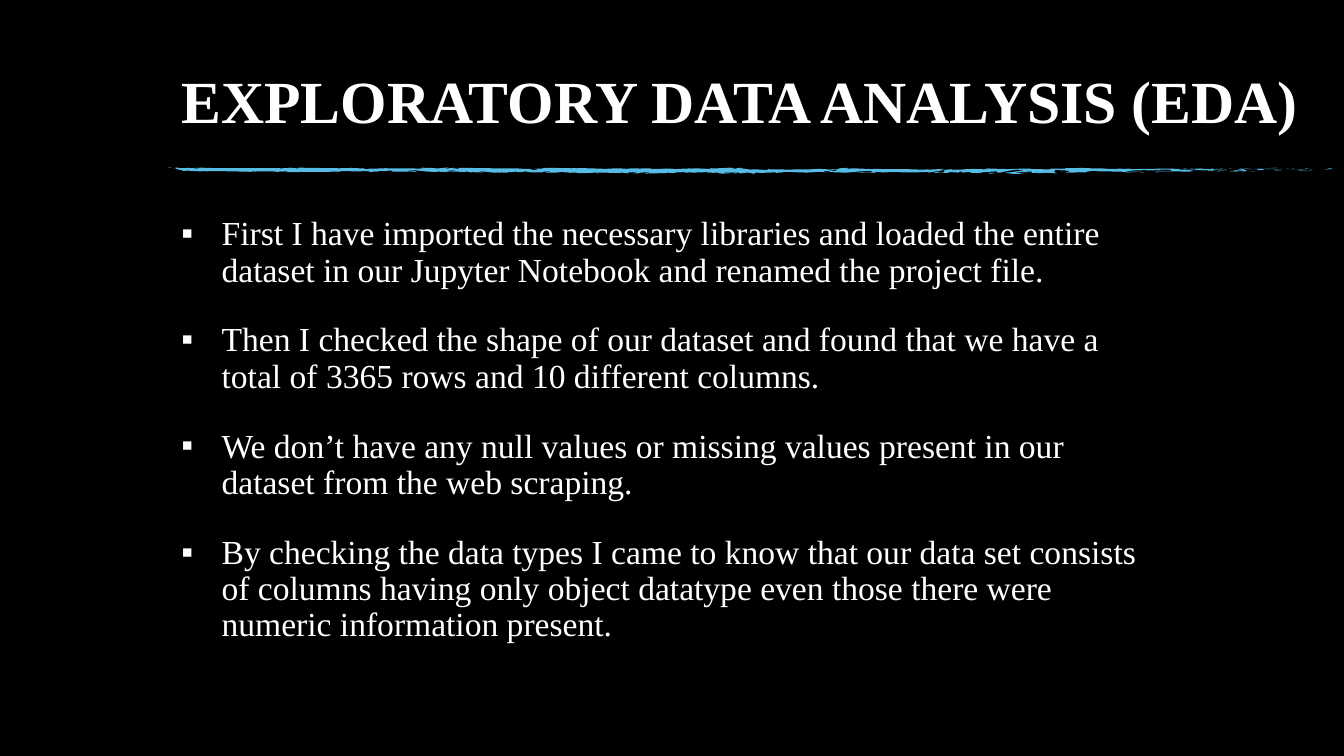
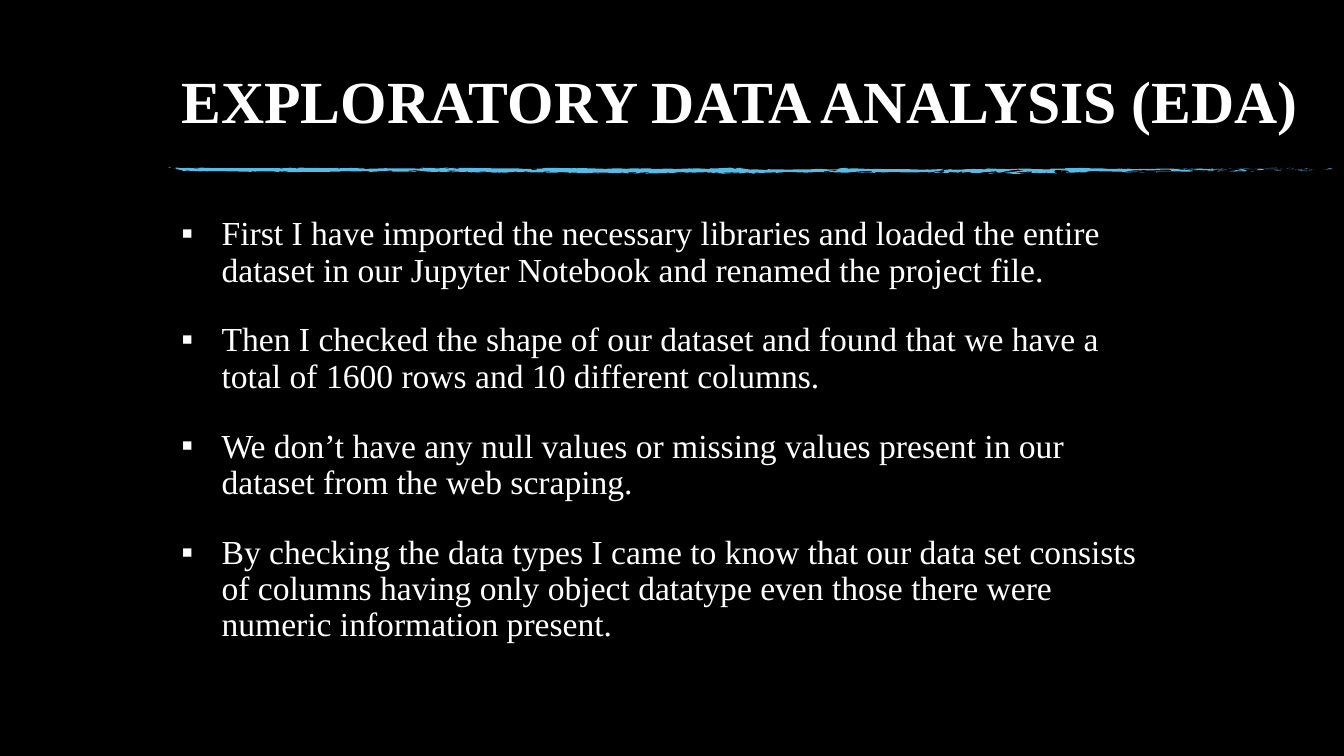
Before and after one commit to jessicapatel72/Internship---Projects, a slide deck: slide 9 of Flight Price Prediction Project/Flight Price Prediction.pptx. Drawn at 1344x756 pixels with LibreOffice and Linux fonts; fonts in the diff are those of the drawing; background and template pictures are left out. Boxes give left, top, right and bottom in pixels: in the first picture for what was removed or moved away, otherwise in the second. Text is boxed around its words. In the diff, an @@ line names an element or a change of style, - is before the commit and + after.

```diff
--- a/Flight Price Prediction Project/Flight Price Prediction.pptx
+++ b/Flight Price Prediction Project/Flight Price Prediction.pptx
@@ text at <box>222,327,1099,389</box>: text changed @@
-▪ Then I checked the shape of our dataset and found that we have a total of 3365 rows and 10 different columns.
+▪ Then I checked the shape of our dataset and found that we have a total of 1600 rows and 10 different columns.
```
